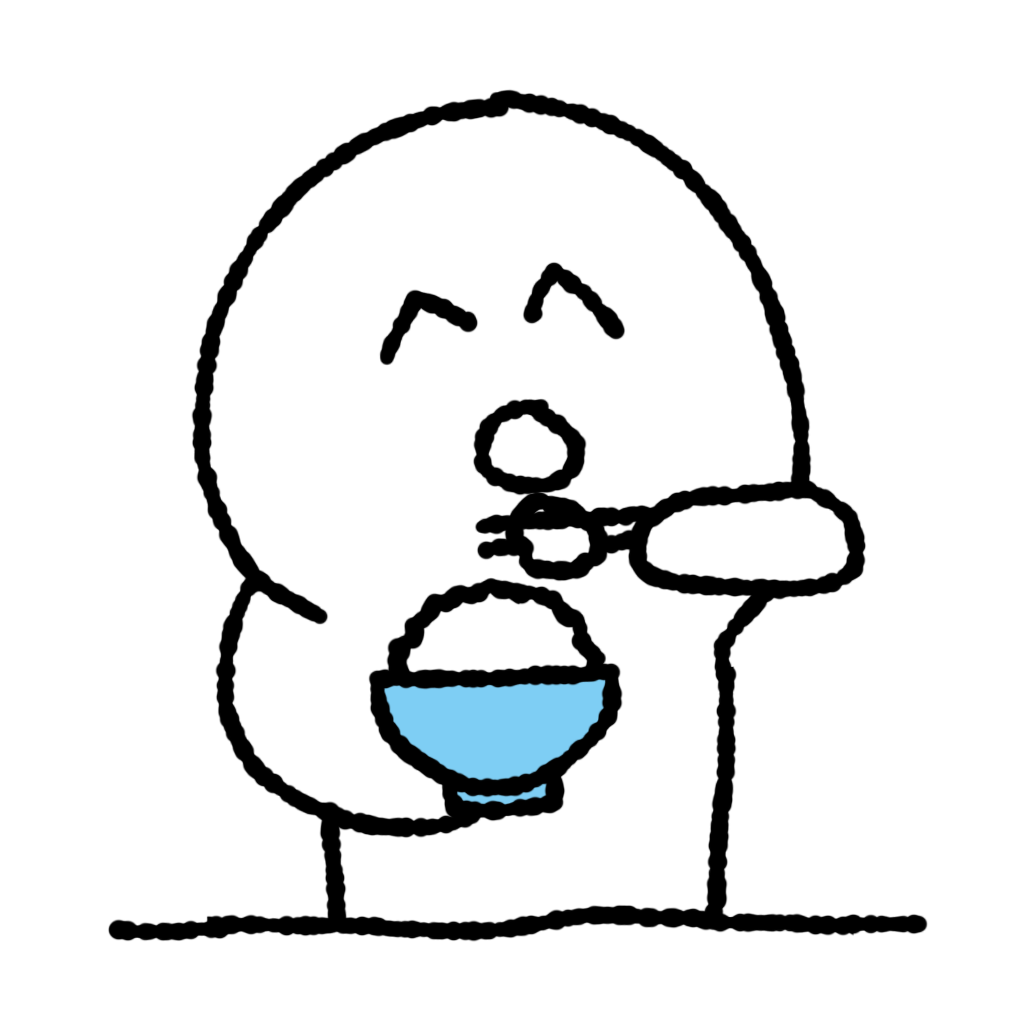
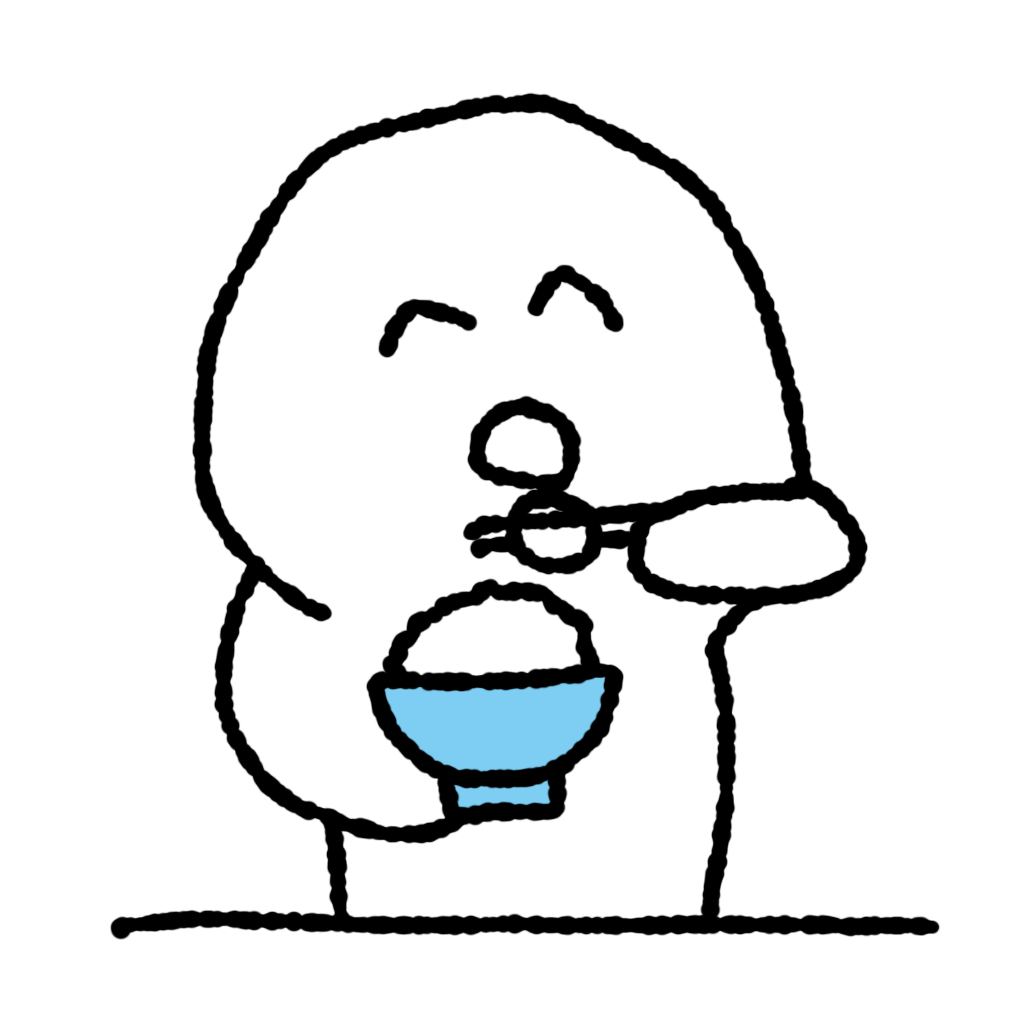
Before/after of a 1024×1024 layered artwork. What changed in the layer stack:
renamed "レイヤー 2" to "レイヤー 3", painted on it over [108, 89, 941, 942]
painted on "レイヤー 1" over [206, 108, 853, 923]
